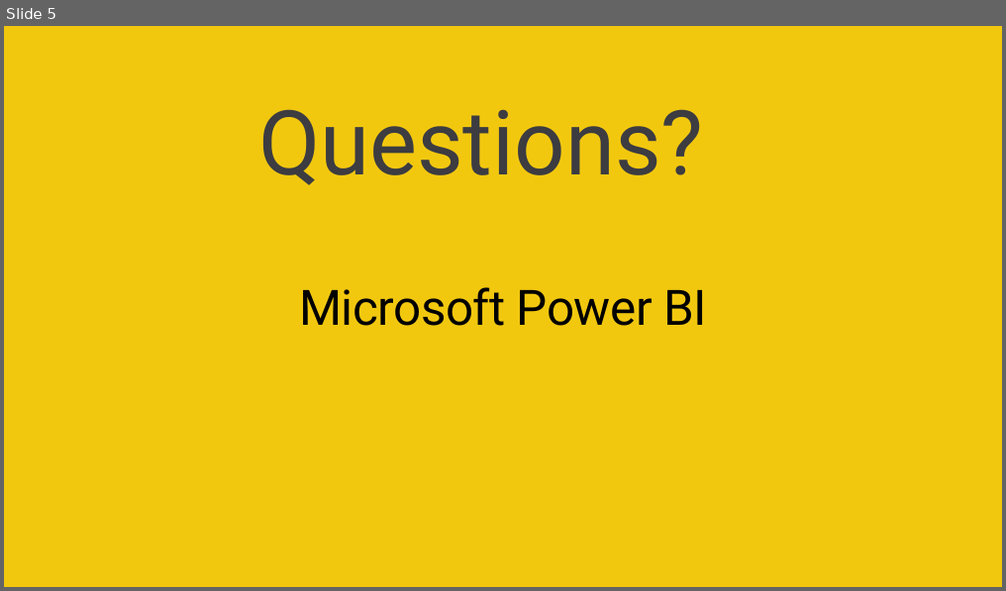
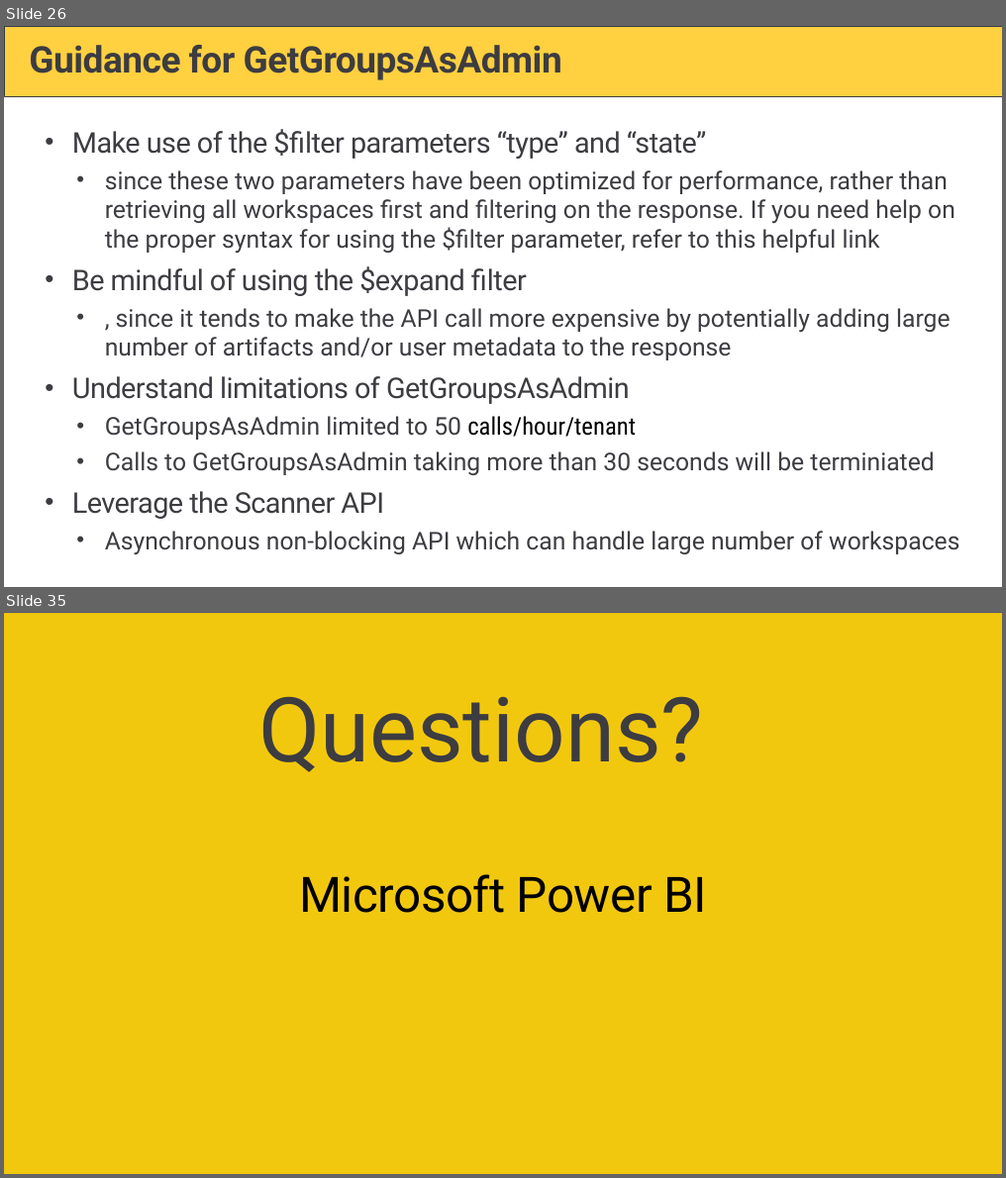
Before and after one commit to PowerBiDevCamp/Camp-Sessions, a slide deck: Session 19 - Managing Power BI using the Power BI Admin APIs.pptx. Shown one above the other, each under a label of ours: slide 5 before the commit, slides 26 and 35 after it; the slides between them are not shown. The pictures are 1006x591 and 1006x1178 pixels, drawn with LibreOffice and Linux fonts; fonts in the diff are those of the drawing; background and template pictures are left out. Boxes give left, top, right and bottom in pixels: in the first picture for what was removed or moved away, otherwise in the second. Text is boxed around its words. In the diff, an @@ line names an element or a change of style, - is before the commit and + after.

```diff
--- a/Session 19 - Managing Power BI using the Power BI Admin APIs.pptx
+++ b/Session 19 - Managing Power BI using the Power BI Admin APIs.pptx
@@ slide 26 added at [4,26,1002,587], background #FFFFFF @@
@@ rectangle added at [4,26,1002,96], fill #FFD040, outline #3C3C41 0.5 pt @@
@@ title added at [29,45,562,80], 36 pt, text #3C3C41, bold @@
+Guidance for GetGroupsAsAdmin
@@ text added at [72,129,959,556], 24 pt, text #3C3C41 @@
+• Make use of the $filter parameters “type” and “state”
+  • since these two parameters have been optimized for performance, rather than retrieving all workspaces first and filtering on the response. If you need help on the proper syntax for using the $filter parameter, refer to this helpful link
+• Be mindful of using the $expand filter
+  • , since it tends to make the API call more expensive by potentially adding large number of artifacts and/or user metadata to the response
+• Understand limitations of GetGroupsAsAdmin
+  • GetGroupsAsAdmin limited to 50 calls/hour/tenant
+  • Calls to GetGroupsAsAdmin taking more than 30 seconds will be terminiated
+• Leverage the Scanner API
+  • Asynchronous non-blocking API which can handle large number of workspaces
@@ what was slide 5 is now slide 35 @@
```
Also in this commit, not shown: 2 slides changed, 29 other slides added.
